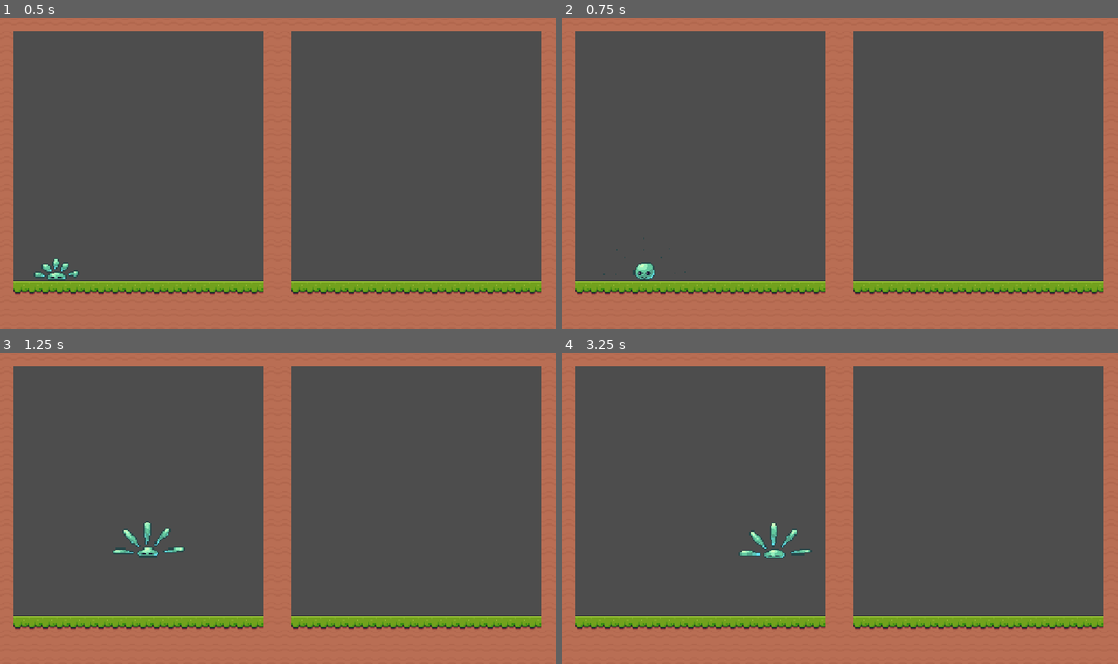
Above: before the commit, frames 1-4 (two rows, left to right).
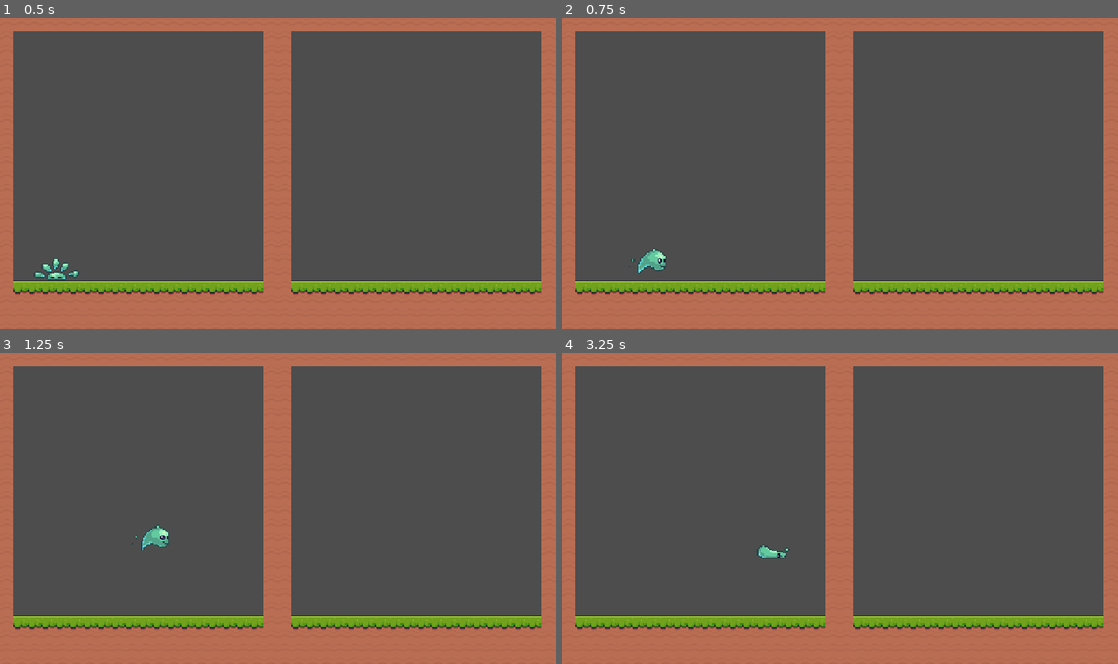
Above: after the commit, the same moments.

Repository: HarriBrown/Bouncy-game
Game: Godot game, scene res://scenes/main.tscn
Two runs of this game, one before a commit and one after it. Both use one fixed random seed, a clock stepped at 60 frames per second and the inputs below.
Inputs:
- Up to frame 1 (0.5 s): no input
- Up to frame 2 (0.75 s): hold Right (right) from 0.53 s (still down)
- Up to frame 3 (1.25 s): keep holding Right (right); tap Up (jump) at 0.77 s
- Up to frame 4 (3.25 s): tap Up (jump) at 1.52, 3.02 s; release Right (right) at 2.03 s; hold A (left) 2.03-2.78 s; hold Right (right) from 2.78 s (still down)

Frame 1 is identical in both runs. In frame 2, 0.4% of the frame differs, in the area x 7-23%, y 70-85%; in frame 3, 0.6%, in the area x 20-34%, y 54-66%; in frame 4, 0.5%.

Commit message:
Please end it

Diff:
--- a/scenes/player.tscn
+++ b/scenes/player.tscn
@@ -320,7 +320,7 @@
 "duration": 1.0,
 "texture": SubResource("AtlasTexture_khis8")
 }],
-"loop": 1,
+"loop": 0,
 "name": &"Jumping down",
 "speed": 5.0
 }, {
--- a/scripts/player.gd
+++ b/scripts/player.gd
@@ -10,6 +10,11 @@
 
 
 func _ready() -> void:
+	# Force "Jumping down" to NOT loop, so animation_finished always triggers
+	# even if Loop was left checked in SpriteFrames in the editor/git
+	if animated_sprite_2d.sprite_frames and animated_sprite_2d.sprite_frames.has_animation("Jumping down"):
+		animated_sprite_2d.sprite_frames.set_animation_loop("Jumping down", false)
+
 	if not animated_sprite_2d.animation_finished.is_connected(_on_animated_sprite_2d_animation_finished):
 		animated_sprite_2d.animation_finished.connect(_on_animated_sprite_2d_animation_finished)
 
@@ -20,7 +25,7 @@
 
 
 func _physics_process(delta: float) -> void:
-	# Basic gravity stuff. monkey brain. thing go down ooga booga
+	# Basic gravity
 	if not is_on_floor():
 		velocity += get_gravity() * delta
 
@@ -29,13 +34,13 @@
 		velocity.y = JUMP_VELOCITY
 		is_landing = false
 
-	# Movement shit
+	# Movement
 	var direction := Input.get_axis("left", "right")
 	if direction:
 		velocity.x = direction * SPEED
 	else:
 		velocity.x = move_toward(velocity.x, 0, SPEED)
-	#This is important for some reason for movement
+
 	move_and_slide()
 
 	var grounded = is_on_floor()
@@ -43,14 +48,28 @@
 	# Animation logic
 	if not grounded:
 		is_landing = false
-		animated_sprite_2d.play("Jumping up")
+		if animated_sprite_2d.sprite_frames.has_animation("Jumping up"):
+			animated_sprite_2d.play("Jumping up")
+		elif animated_sprite_2d.animation == "Jumping down":
+			# Fallback so it doesn't get stuck in landing animation mid-air
+			animated_sprite_2d.play("Idle")
+
 	elif not was_on_floor and grounded:
 		# Just landed
 		is_landing = true
 		animated_sprite_2d.play("Jumping down")
+
 	elif is_landing:
-		# Still doing the landing animation
+		# If the player starts moving, cancel landing immediately
+		if direction != 0:
+			is_landing = false
+			if velocity.x < -1:
+				animated_sprite_2d.play("Running left")
+			elif velocity.x > 1:
+				animated_sprite_2d.play("Running right")
+		# Otherwise wait for the landing animation to finish
 		pass
+
 	elif velocity.x < -1:
 		animated_sprite_2d.play("Running left")
 	elif velocity.x > 1:
